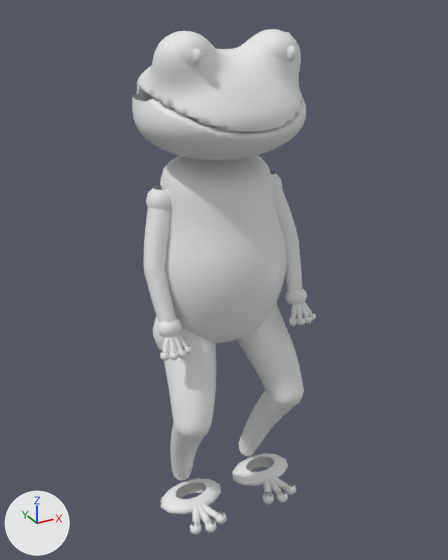
Two versions of the OBJ model src/main/resources/assets/playercharacters/examples/Frog/model.obj, one commit apart.
The view is the same before and after, from a camera (50 mm lens) standing at (-0.814, -1.521, 1.516) and looking at (0.015, -0.014, 0.762). The axes (+X, +Y, +Z) are drawn at lower left. The lights are the same throughout. The first picture is the older version. Where no turn or scale is listed for an object, it has been applied to the vertices.

The scene before the commit, as lines of its bpy script (objects in view):
```python
me_body = bpy.data.meshes.new('body')
me_body.from_pydata(...)  # 1992 vertices, 1990 faces; spans x -0.204..0.204, y -0.19..0.175, z 0.569..1.14
me_left_arm = bpy.data.meshes.new('left_arm')
me_left_arm.from_pydata(...)  # 589 vertices, 537 faces; spans x 0.125..0.259, y -0.177..0.045, z 0.631..1.075
me_left_leg = bpy.data.meshes.new('left_leg')
me_left_leg.from_pydata(...)  # 729 vertices, 672 faces; spans x 0.015..0.245, y -0.219..0.085, z -0.002..0.71
ob_body = bpy.data.objects.new('body', me_body)
ob_body.location = (0.0, 0.0, 0.0)
ob_left_arm = bpy.data.objects.new('left_arm', me_left_arm)
ob_left_arm.location = (0.0, 0.0, 0.0)
ob_left_leg = bpy.data.objects.new('left_leg', me_left_leg)
ob_left_leg.location = (0.0, 0.0, 0.0)
# also in view: 'jaw' at (0.0, -0.062, 1.226); 'head' at (-0.001, -0.019, 1.318); 'right_arm' at (-0.192, -0.066, 0.853); 'right_leg' at (-0.13, -0.067, 0.354)
```
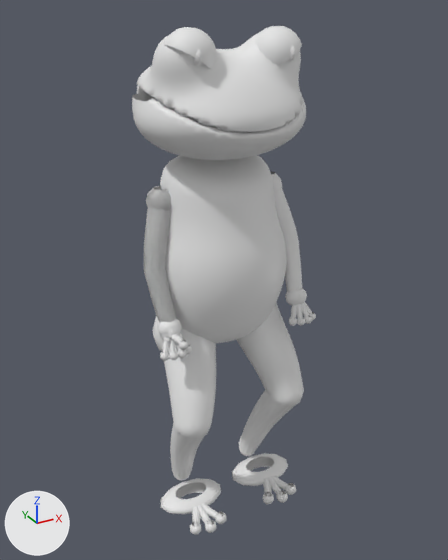
Where the change shows, as pixel boxes [x1, y1, x2, y2] in the pictures (448 x 560 px):
'mad_head', added: after [164, 26, 302, 69]
'middle_finger', added: after [160, 328, 188, 350]

The change, as a list of edits to the scene's bpy script:
```text
Add me_middle_finger:
    me_middle_finger.from_pydata(...)  # 532 vertices, 459 faces; spans x -0.252..-0.125, y -0.217..0.045, z 0.661..1.075
Add me_mad_head:
    me_mad_head.from_pydata(...)  # 442 vertices, 396 faces; spans x -0.186..0.186, y -0.162..-0.028, z 1.369..1.474
Add ob_middle_finger:
    ob_middle_finger = bpy.data.objects.new('middle_finger', me_middle_finger)
    ob_middle_finger.location = (0.0, 0.0, 0.0)
Add ob_mad_head:
    ob_mad_head = bpy.data.objects.new('mad_head', me_mad_head)
    ob_mad_head.location = (0.0, 0.0, 0.0)
```
